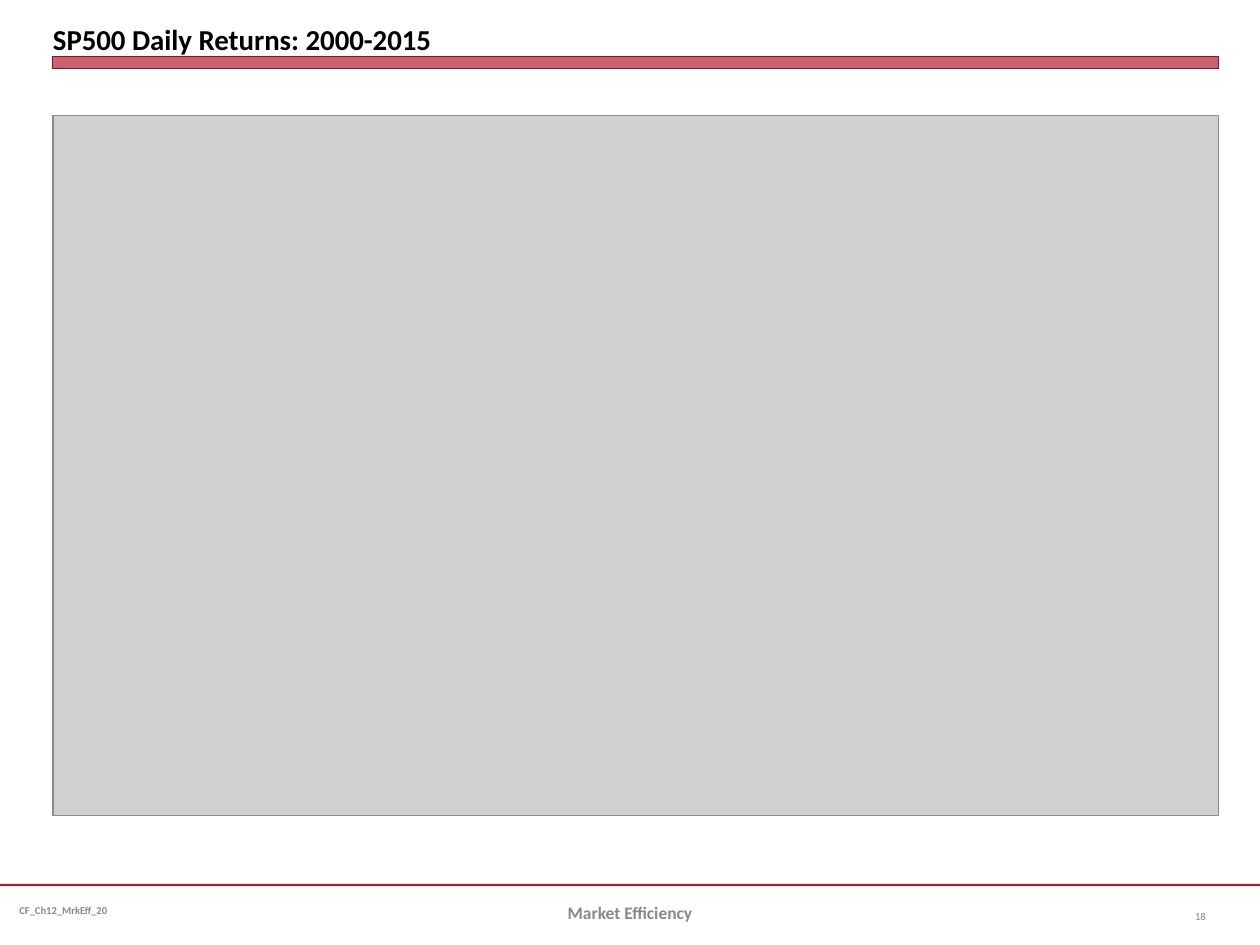
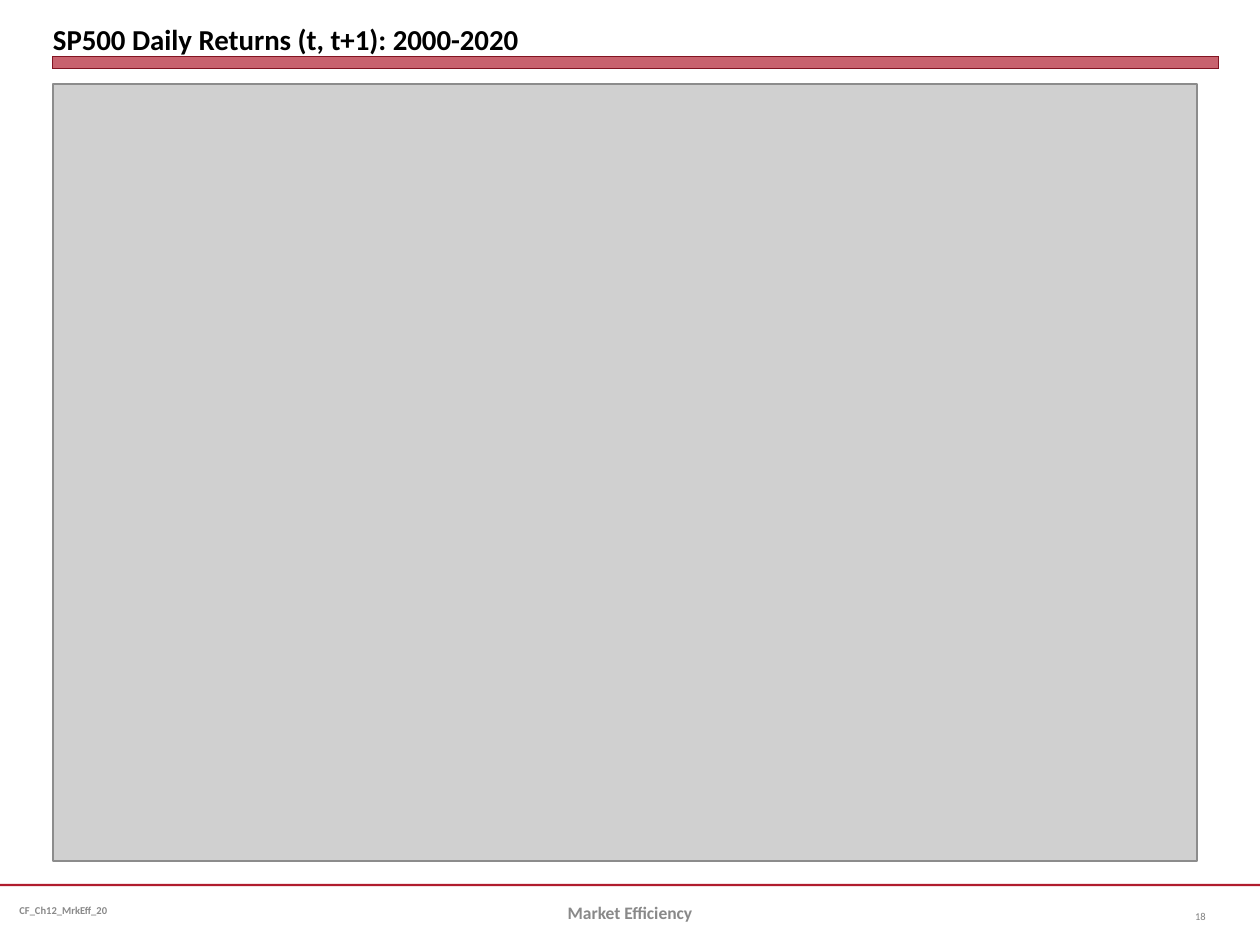
Before and after one commit to jmc877/Corporate-Finance, a slide deck: slide 18 of slides/CF_Ch12_MrkEff_20.pptx. Drawn at 1260x945 pixels with LibreOffice and Linux fonts; fonts in the diff are those of the drawing; grey boxes stand for pictures. Boxes give left, top, right and bottom in pixels: in the first picture for what was removed or moved away, otherwise in the second. Text is boxed around its words. In the diff, an @@ line names an element or a change of style, - is before the commit and + after.

```diff
--- a/slides/CF_Ch12_MrkEff_20.pptx
+++ b/slides/CF_Ch12_MrkEff_20.pptx
@@ title at bbox=[53, 28, 518, 57]: text changed @@
-SP500 Daily Returns: 2000-2015
+SP500 Daily Returns (t, t+1): 2000-2020
@@ picture: place and size @@
-picture at bbox=[53, 116, 1218, 815]
+picture at bbox=[53, 84, 1197, 862]
```
Also in this commit, not shown: 2 slides added, 1 slide removed, 4 other files.
